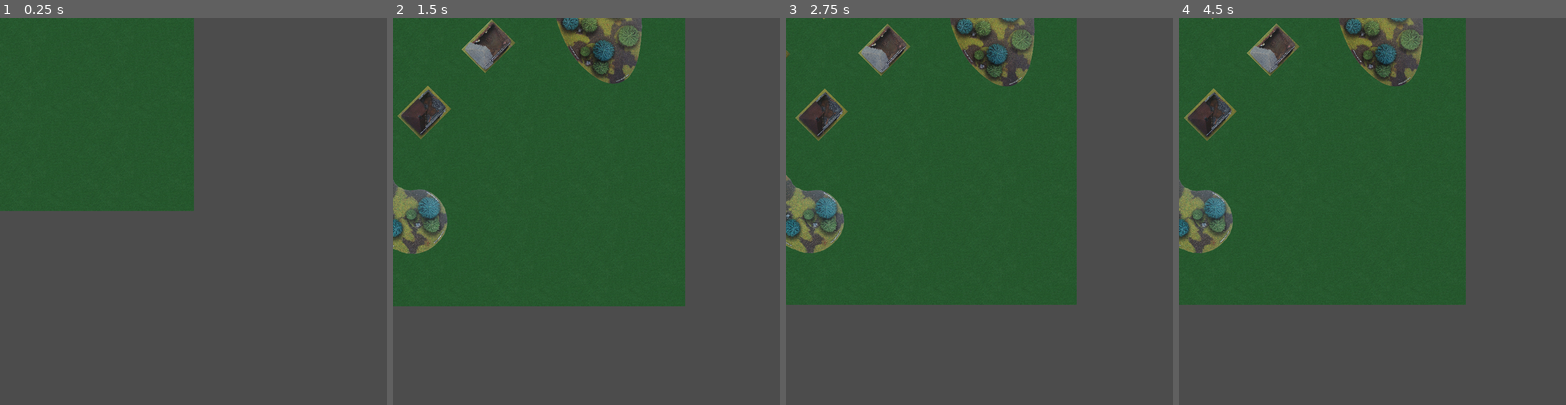
Above: before the commit, frames 1-4 (left to right).
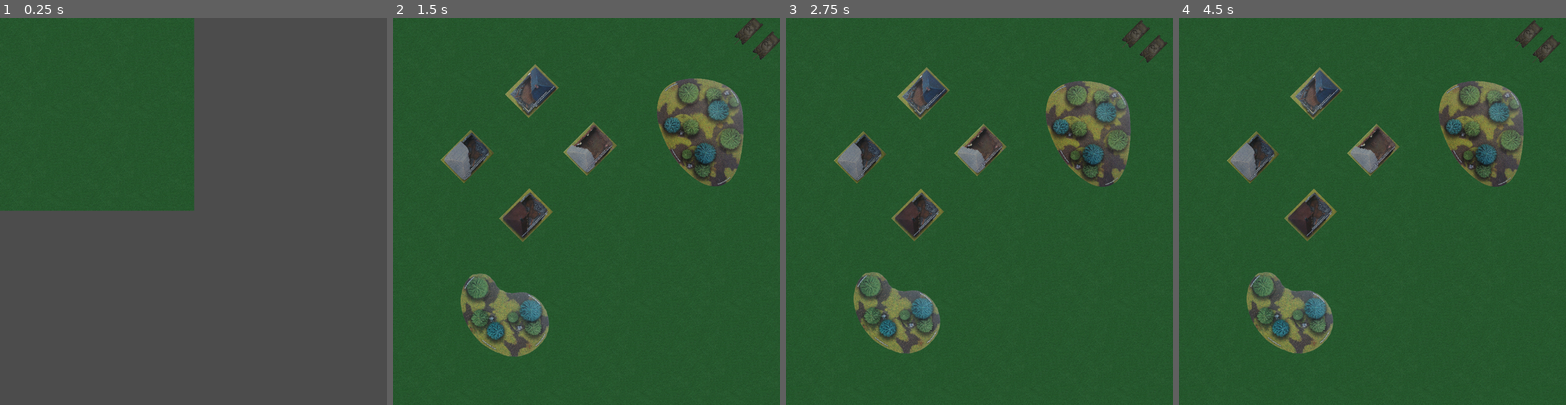
Above: after the commit, the same moments.

Repository: raulh39/Tanks2d
Game: Godot game, scene res://Scenes/Main.tscn
The game is run twice, just before and just after one commit, with the same random seed, the same clock (stepped at 60 frames per second) and the same inputs.
Inputs (mouse positions are in pixels of both pictures, inside the frame that each line leads up to):
- Up to frame 1 (0.25 s): no input
- Up to frame 2 (1.5 s): tap Enter at 0.5 s; move the mouse to (671, 192) at 0.52 s; hold Middle mouse button (cam_drag) 0.53-1.28 s; tap Space at 1.25 s; move the mouse to (509, 230) at 1.27 s; tap Mouse wheel up (cam_zoom_in) at 1.35 s
- Up to frame 3 (2.75 s): tap Enter at 2 s; move the mouse to (1018, 126) at 2.02 s; tap Mouse wheel down (cam_zoom_out) at 2.1 s
- Up to frame 4 (4.5 s): tap Space at 2.75, 4.25 s; move the mouse to (1353, 288) at 2.77 s; tap Middle mouse button (cam_drag) at 2.85 s; tap Enter at 3.5 s; move the mouse to (1488, 269) at 3.52 s; tap Mouse wheel up (cam_zoom_in) at 3.6 s; move the mouse to (1256, 153) at 4.27 s; tap Mouse wheel down (cam_zoom_out) at 4.35 s

The runs differ from the first frame. In frame 2, 54% of the frame differs, in the area x 0-100%, y 0-100%; in frame 3, 55%; in frame 4, 55%.

Commit message:
Fix window resize

Diff:
--- a/project.godot
+++ b/project.godot
@@ -1,7 +1,6 @@
 ; Engine configuration file.
 ; It's best edited using the editor UI and not directly,
 ; since the parameters that go here are not all obvious.
-;Test for user change
 ;
 ; Format:
 ;   [section] ; section goes between []
@@ -23,7 +22,6 @@
 
 window/size/width=1080
 window/size/height=1080
-window/stretch/mode="2d"
 
 [importer_defaults]
 
